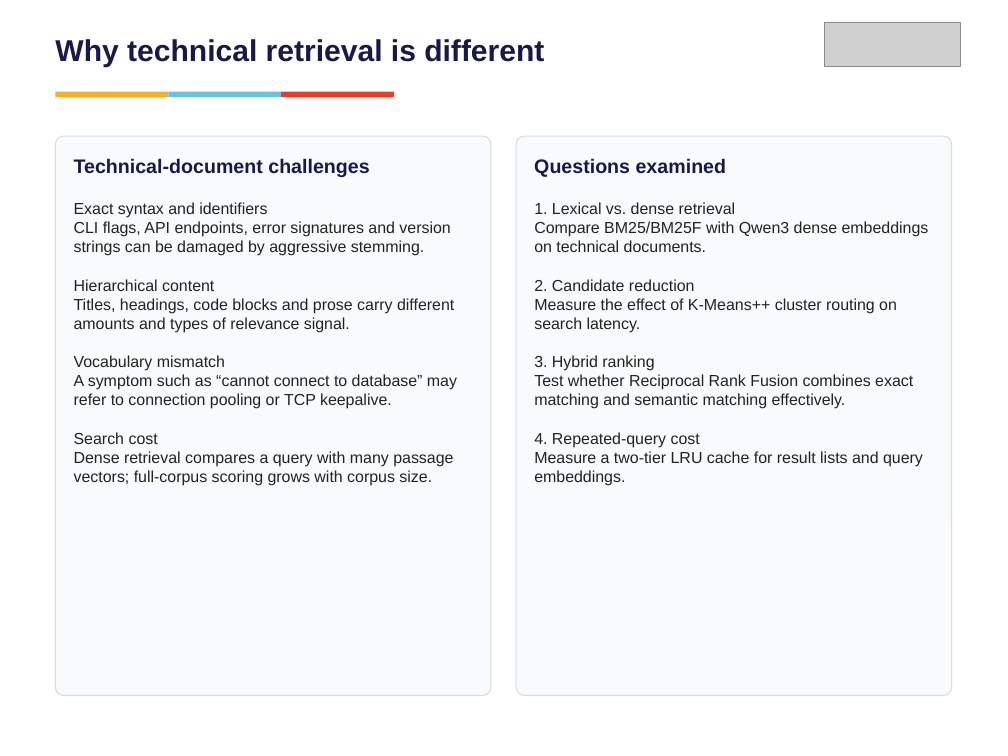
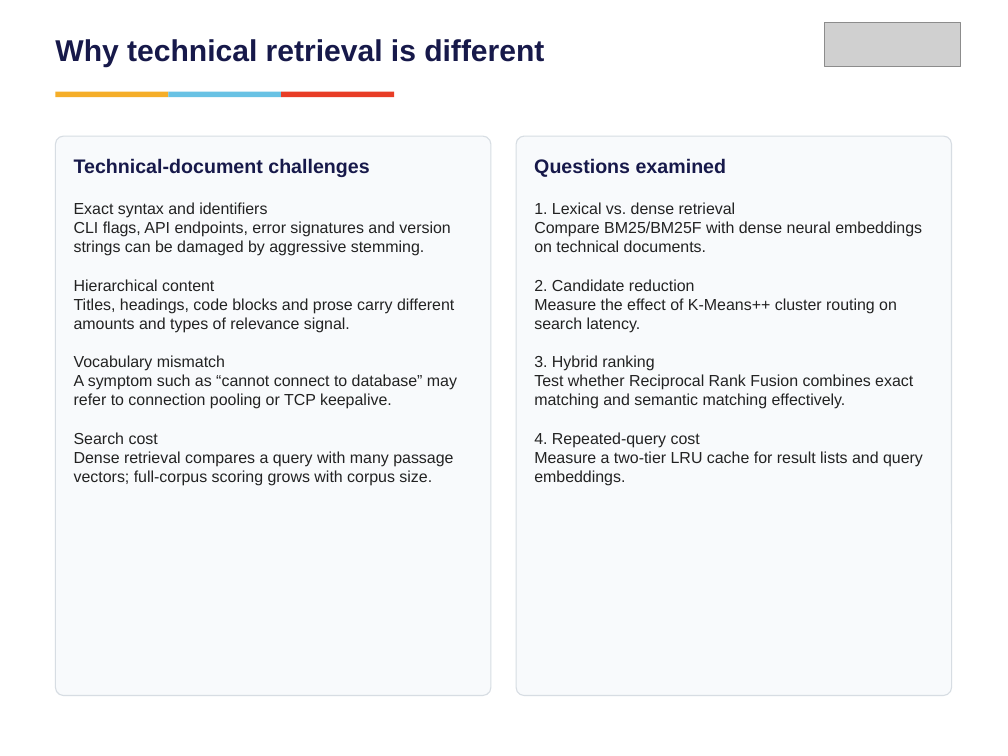
Before and after one commit to vishrutbhushan/ir-benchmark, a slide deck: slide 2 of presentation/IR_Benchmark_Presentation.pptx. Drawn at 1008x756 pixels with LibreOffice and Linux fonts; fonts in the diff are those of the drawing; grey boxes stand for pictures. Boxes give left, top, right and bottom in pixels: in the first picture for what was removed or moved away, otherwise in the second. Text is boxed around its words. In the diff, an @@ line names an element or a change of style, - is before the commit and + after.

```diff
--- a/presentation/IR_Benchmark_Presentation.pptx
+++ b/presentation/IR_Benchmark_Presentation.pptx
@@ text at box(534, 221, 922, 252): text changed @@
-Compare BM25/BM25F with Qwen3 dense embeddings on technical documents.
+Compare BM25/BM25F with dense neural embeddings on technical documents.
```
Also in this commit, not shown: 8 other slides changed, 5 other files.
